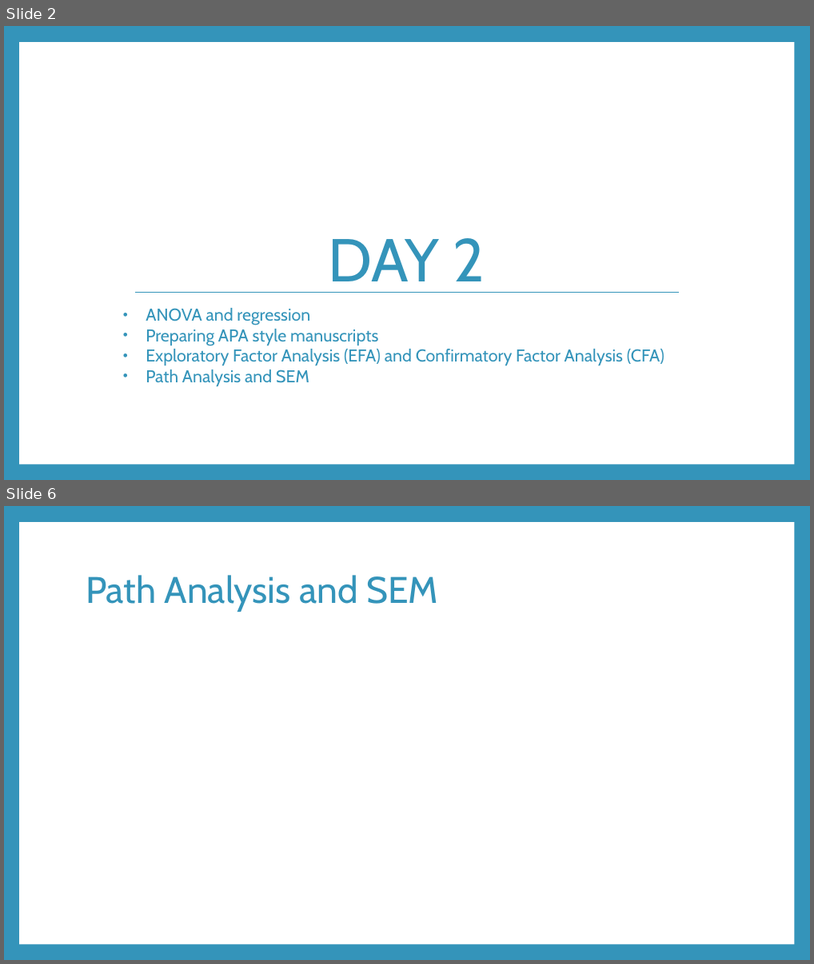
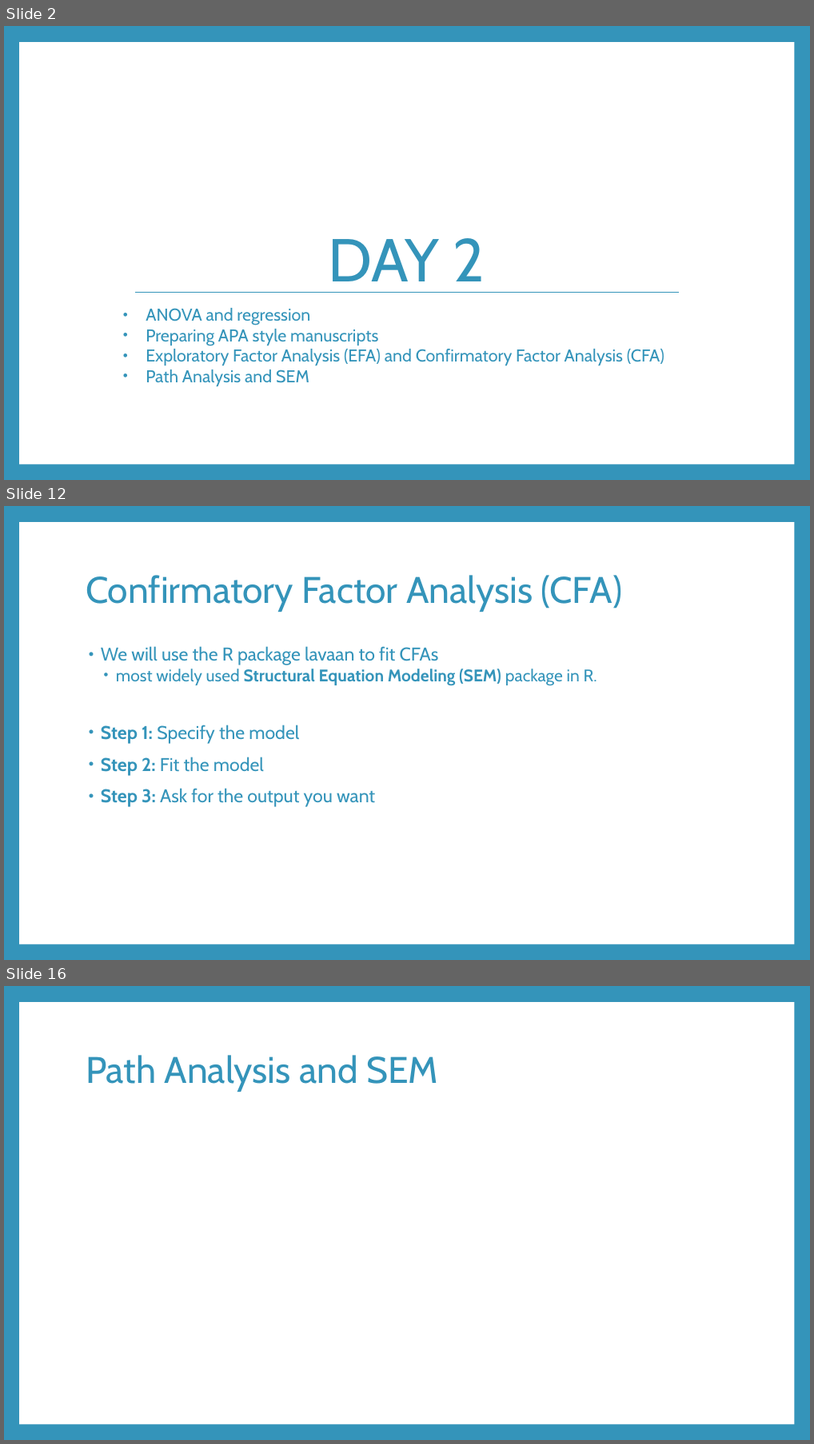
Before and after one commit to RandiLGarcia/smith-r-workshop, a slide deck: docs/Day 2 Slides.pptx. Shown one above the other, each under a label of ours: slides 2 and 6 before the commit, slides 2, 12 and 16 after it; the slides between them are not shown. The pictures are 814x964 and 814x1444 pixels, drawn with LibreOffice and Linux fonts; fonts in the diff are those of the drawing. Boxes give left, top, right and bottom in pixels: in the first picture for what was removed or moved away, otherwise in the second. Text is boxed around its words. In the diff, an @@ line names an element or a change of style, - is before the commit and + after.

```diff
--- a/docs/Day 2 Slides.pptx
+++ b/docs/Day 2 Slides.pptx
@@ slide 12 added at [4, 506, 810, 960], background #3494BA; not listed: 1 template element that a slide beside it also shows @@
@@ title added at [86, 575, 623, 612], 44 pt, text #3494BA @@
+Confirmatory Factor Analysis (CFA)
@@ text added at [101, 646, 598, 807], 22 pt, text #3494BA @@
+• We will use the R package lavaan to fit CFAs
+  • most widely used Structural Equation Modeling (SEM) package in R.
+• Step 1: Specify the model
+• Step 2: Fit the model
+• Step 3: Ask for the output you want
@@ what was slide 6 is now slide 16 @@
```
Also in this commit, not shown: 3 slides changed, 10 other slides added, 9 other files.
